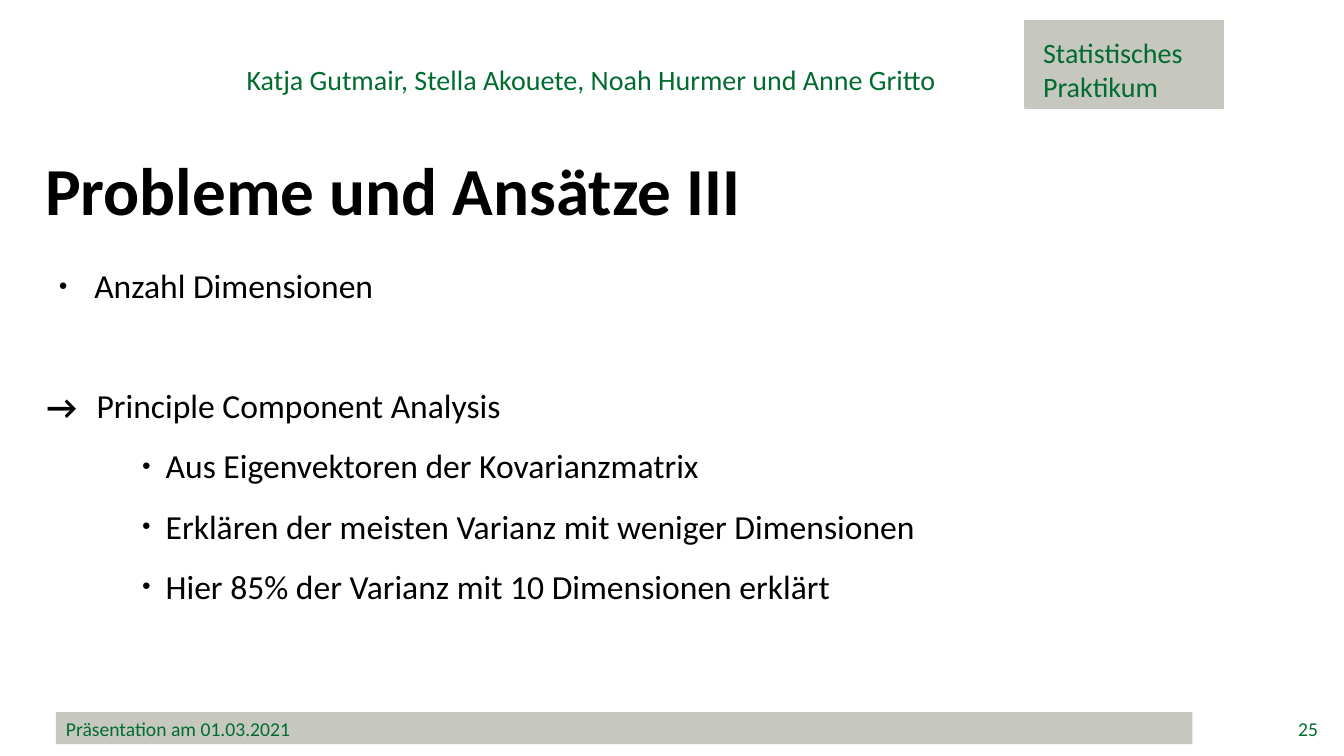
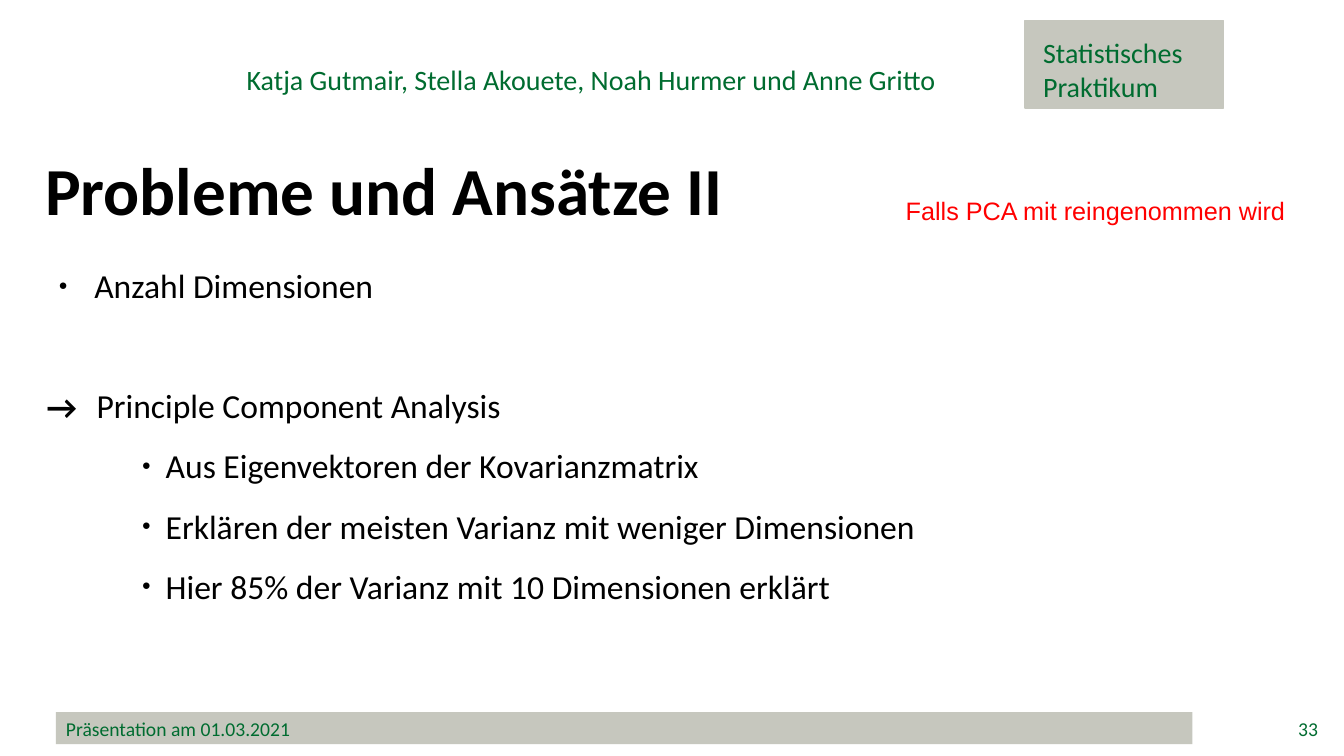
Before and after one commit to minimops/weatherFrog, a slide deck: slide 33 of documentation/ppt/Präsentation.pptx (slide 25 before the commit). Drawn at 1344x756 pixels with LibreOffice and Linux fonts; fonts in the diff are those of the drawing; background and template pictures are left out. Boxes give left, top, right and bottom in pixels: in the first picture for what was removed or moved away, otherwise in the second. Text is boxed around its words. In the diff, an @@ line names an element or a change of style, - is before the commit and + after.

```diff
--- a/documentation/ppt/Präsentation.pptx
+++ b/documentation/ppt/Präsentation.pptx
@@ text at [45,168,723,216]: text changed @@
-Probleme und Ansätze III
+Probleme und Ansätze II
@@ text added at [906,201,1285,225], 18 pt, text #FF0000 @@
+Falls PCA mit reingenommen wird
@@ page number at [1298,723,1318,736]: text changed @@
-25
+33
```
Also in this commit, not shown: 6 other slides changed, 7 slides added, 10 slides removed, 1 other file.
